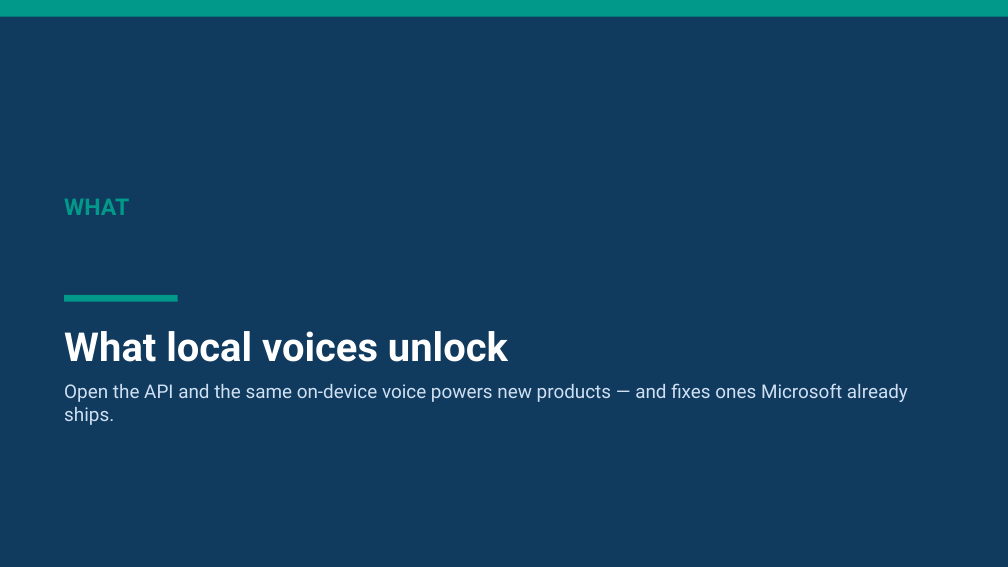
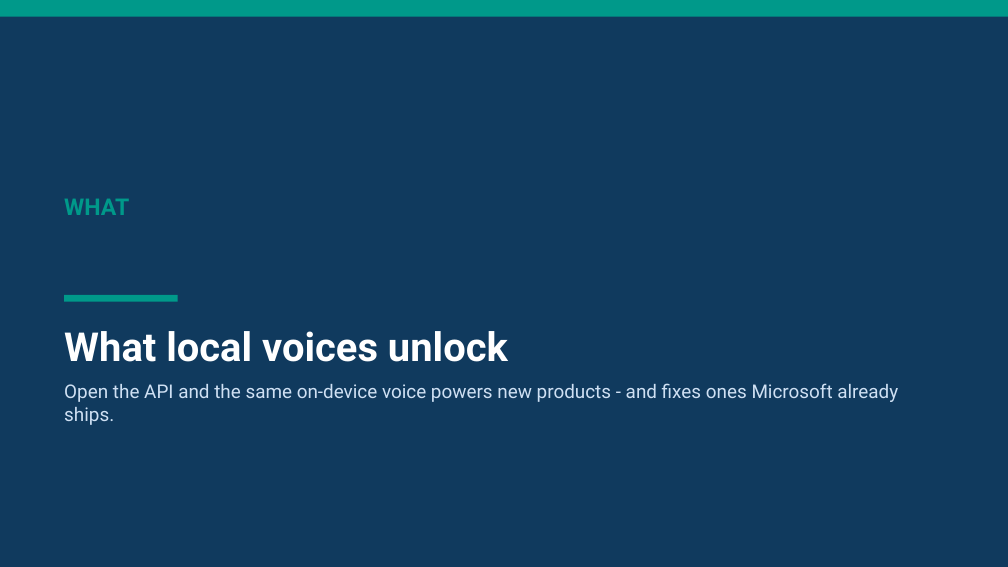
Before and after one commit to aclinick/claros, a slide deck: slide 6 of docs/pitch/live-voiceover.pptx. Drawn at 1008x567 pixels with LibreOffice and Linux fonts; fonts in the diff are those of the drawing. Boxes give left, top, right and bottom in pixels: in the first picture for what was removed or moved away, otherwise in the second. Text is boxed around its words. In the diff, an @@ line names an element or a change of style, - is before the commit and + after.

```diff
--- a/docs/pitch/live-voiceover.pptx
+++ b/docs/pitch/live-voiceover.pptx
@@ text at (64,383,898,425): text changed @@
-Open the API and the same on-device voice powers new products — and fixes ones Microsoft already ships.
+Open the API and the same on-device voice powers new products - and fixes ones Microsoft already ships.
```
Also in this commit, not shown: 13 other slides changed, 10 other files.
